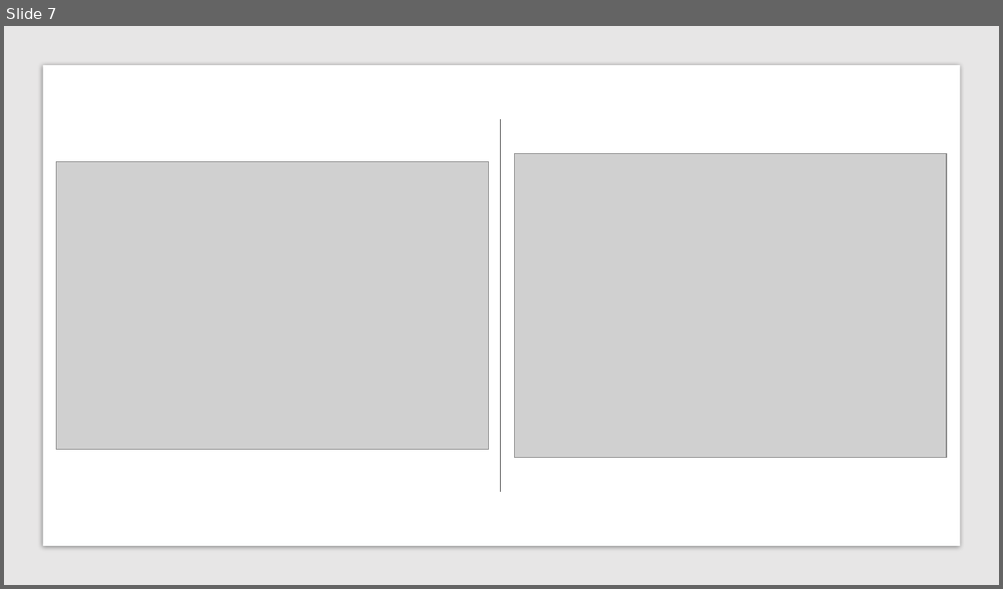
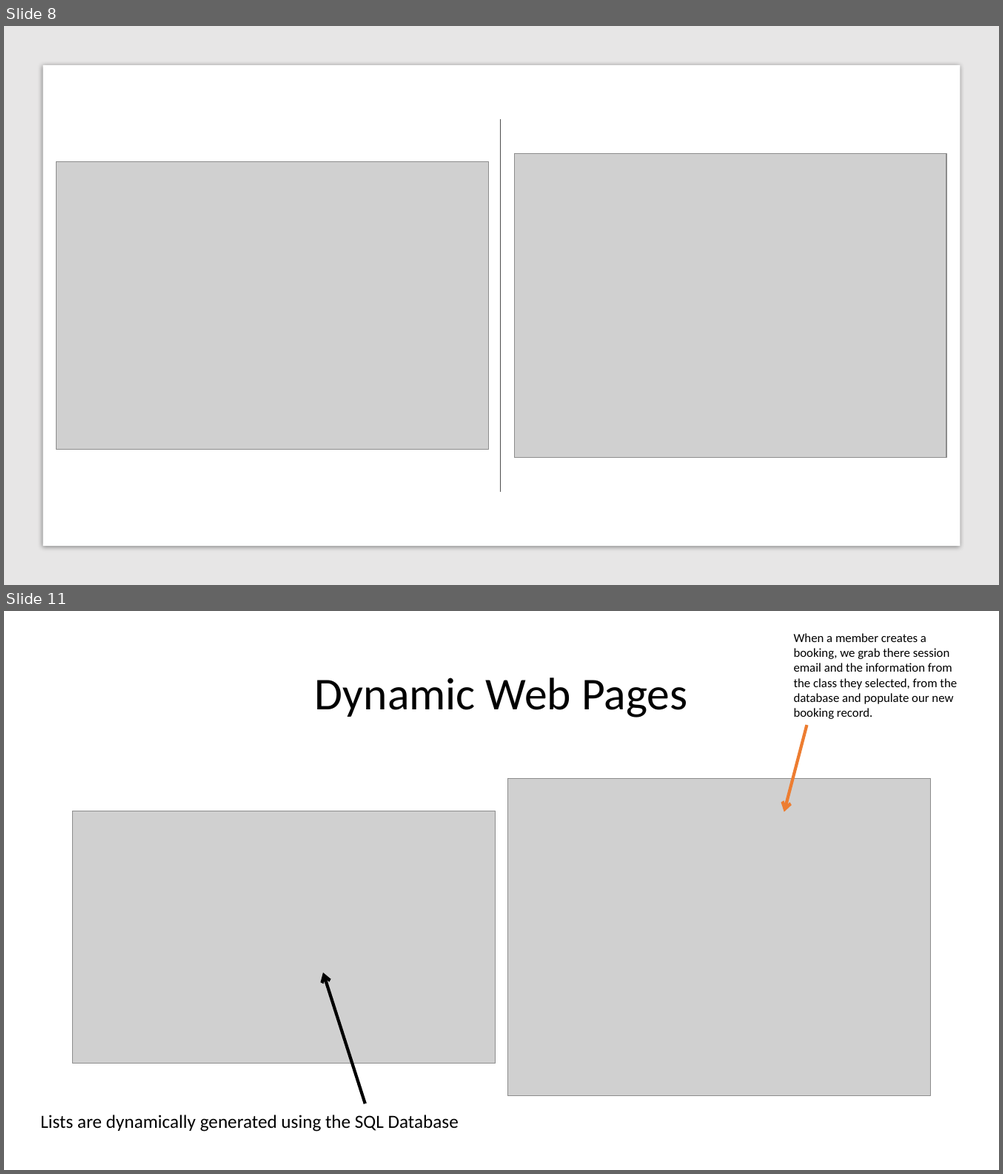
Before and after one commit to Madmurt/CA-ASP.NET-MVC-Project, a slide deck: Jim’s Gym.pptx. Shown one above the other, each under a label of ours: slide 7 before the commit, slides 8 and 11 after it; the slides between them are not shown. The pictures are 1003x589 and 1003x1174 pixels, drawn with LibreOffice and Linux fonts; fonts in the diff are those of the drawing; grey boxes stand for pictures. Boxes give left, top, right and bottom in pixels: in the first picture for what was removed or moved away, otherwise in the second. Text is boxed around its words. In the diff, an @@ line names an element or a change of style, - is before the commit and + after.

```diff
--- a/Jim’s Gym.pptx
+++ b/Jim’s Gym.pptx
@@ slide 11 added at [4,611,999,1170], background #FFFFFF @@
@@ text added at [794,633,956,719], 12 pt, text #000000 @@
+When a member creates a booking, we grab there session email and the information from the class they selected, from the database and populate our new booking record.
@@ title added at [315,678,687,718], 44 pt, text #000000 @@
+Dynamic Web Pages
@@ arrow added from (807, 725) to (784, 812), #ED7D31 3 pt @@
@@ picture added at [508,779,930,1096] @@
@@ picture added at [73,811,495,1064] @@
@@ arrow added from (365, 1104) to (324, 973), #000000 3 pt @@
@@ text added at [40,1115,458,1132], 18 pt, text #000000 @@
+Lists are dynamically generated using the SQL Database
@@ what was slide 7 is now slide 8 @@
```
Also in this commit, not shown: 3 slides changed, 7 other slides added, 1 slide removed, 17 other files.
